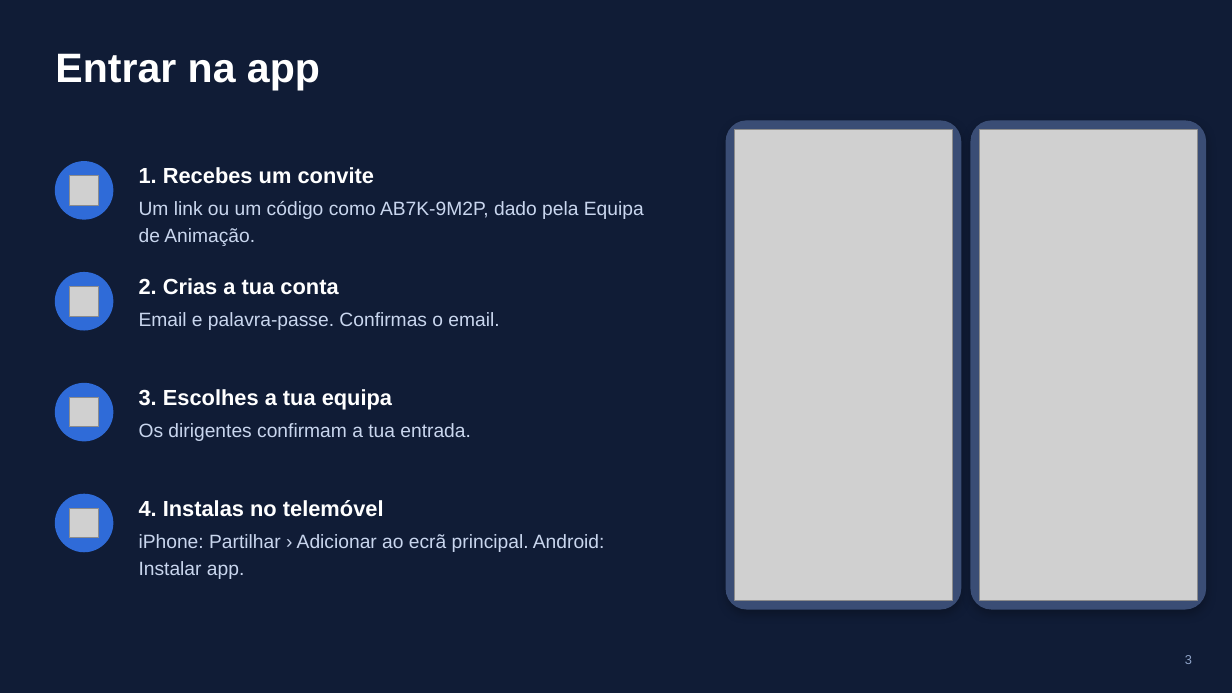
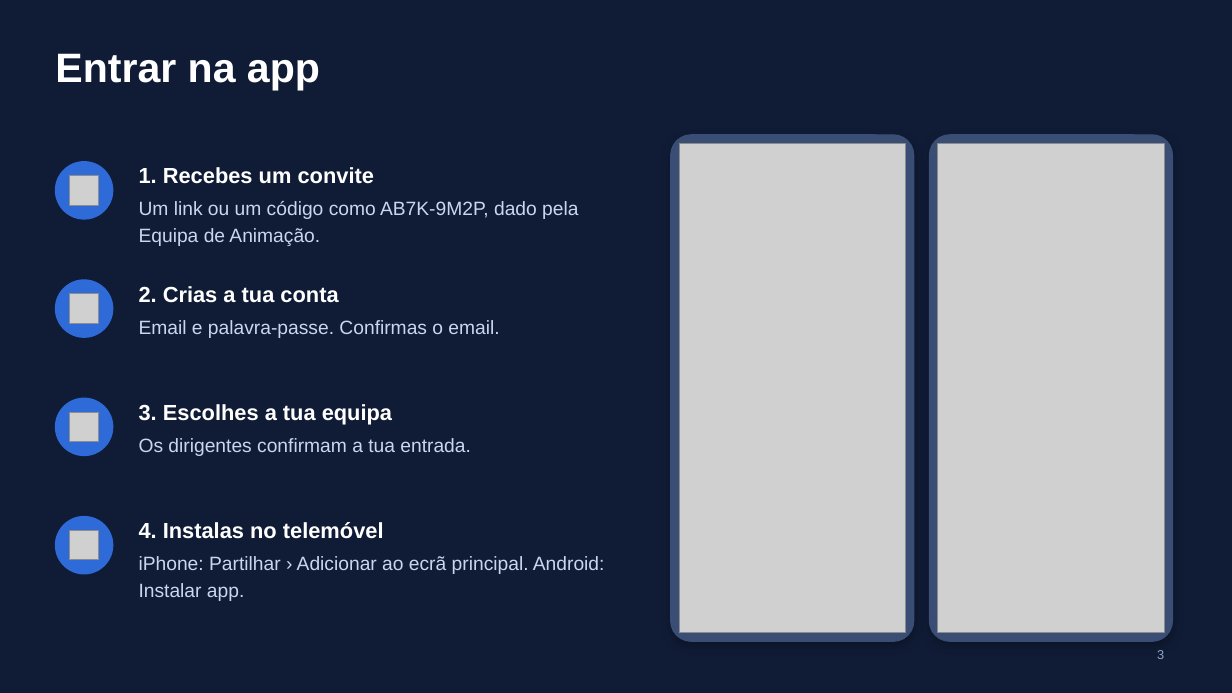
Before and after one commit to jacorreia200218-star/Sistema-Progresso, a slide deck: slide 3 of docs/apresentacao/Pioneiros-app-apresentacao.pptx. Drawn at 1232x693 pixels with LibreOffice and Linux fonts; fonts in the diff are those of the drawing; grey boxes stand for pictures. Boxes give left, top, right and bottom in pixels: in the first picture for what was removed or moved away, otherwise in the second. Text is boxed around its words. In the diff, an @@ line names an element or a change of style, - is before the commit and + after.

```diff
--- a/docs/apresentacao/Pioneiros-app-apresentacao.pptx
+++ b/docs/apresentacao/Pioneiros-app-apresentacao.pptx
@@ rounded rectangle at bbox=[671, 135, 914, 641]: proportions changed @@
@@ rounded rectangle: place and size @@
-rounded rectangle at bbox=[726, 121, 961, 609]
+rounded rectangle at bbox=[671, 135, 914, 641]
@@ picture: place and size @@
-picture at bbox=[735, 129, 953, 601]
+picture at bbox=[679, 143, 906, 633]
@@ rounded rectangle: place and size @@
-rounded rectangle at bbox=[971, 121, 1206, 609]
+rounded rectangle at bbox=[930, 135, 1173, 641]
@@ rounded rectangle at bbox=[930, 135, 1173, 641]: proportions changed @@
@@ picture: place and size @@
-picture at bbox=[980, 129, 1198, 601]
+picture at bbox=[938, 143, 1165, 633]
@@ text "1. Recebes um convite" rewrapped from bbox=[139, 167, 644, 246] to bbox=[139, 167, 578, 246] @@
@@ ellipse: place and size @@
-ellipse at bbox=[55, 273, 113, 330]
+ellipse at bbox=[55, 280, 113, 337]
@@ picture: place and size @@
-picture at bbox=[69, 287, 99, 316]
+picture at bbox=[69, 294, 99, 323]
@@ text "2. Crias a tua conta": place and size @@
-text "2. Crias a tua conta" at bbox=[139, 278, 499, 330]
+text "2. Crias a tua conta" at bbox=[139, 286, 499, 338]
@@ ellipse: place and size @@
-ellipse at bbox=[55, 384, 113, 441]
+ellipse at bbox=[55, 398, 113, 456]
@@ picture: place and size @@
-picture at bbox=[69, 397, 99, 427]
+picture at bbox=[69, 412, 99, 442]
@@ text "3. Escolhes a tua equipa": place and size @@
-text "3. Escolhes a tua equipa" at bbox=[139, 389, 471, 441]
+text "3. Escolhes a tua equipa" at bbox=[139, 404, 471, 456]
@@ ellipse: place and size @@
-ellipse at bbox=[55, 494, 113, 552]
+ellipse at bbox=[55, 517, 113, 574]
@@ picture: place and size @@
-picture at bbox=[69, 508, 99, 538]
+picture at bbox=[69, 531, 99, 560]
@@ text "4. Instalas no telemóvel": place and size @@
-text "4. Instalas no telemóvel" at bbox=[139, 500, 605, 579]
+text "4. Instalas no telemóvel" at bbox=[139, 522, 605, 601]
@@ page number: place and size @@
-page number at bbox=[1185, 655, 1192, 664]
+page number at bbox=[1157, 650, 1164, 659]
```
Also in this commit, not shown: 16 other slides changed, 3 other files.
